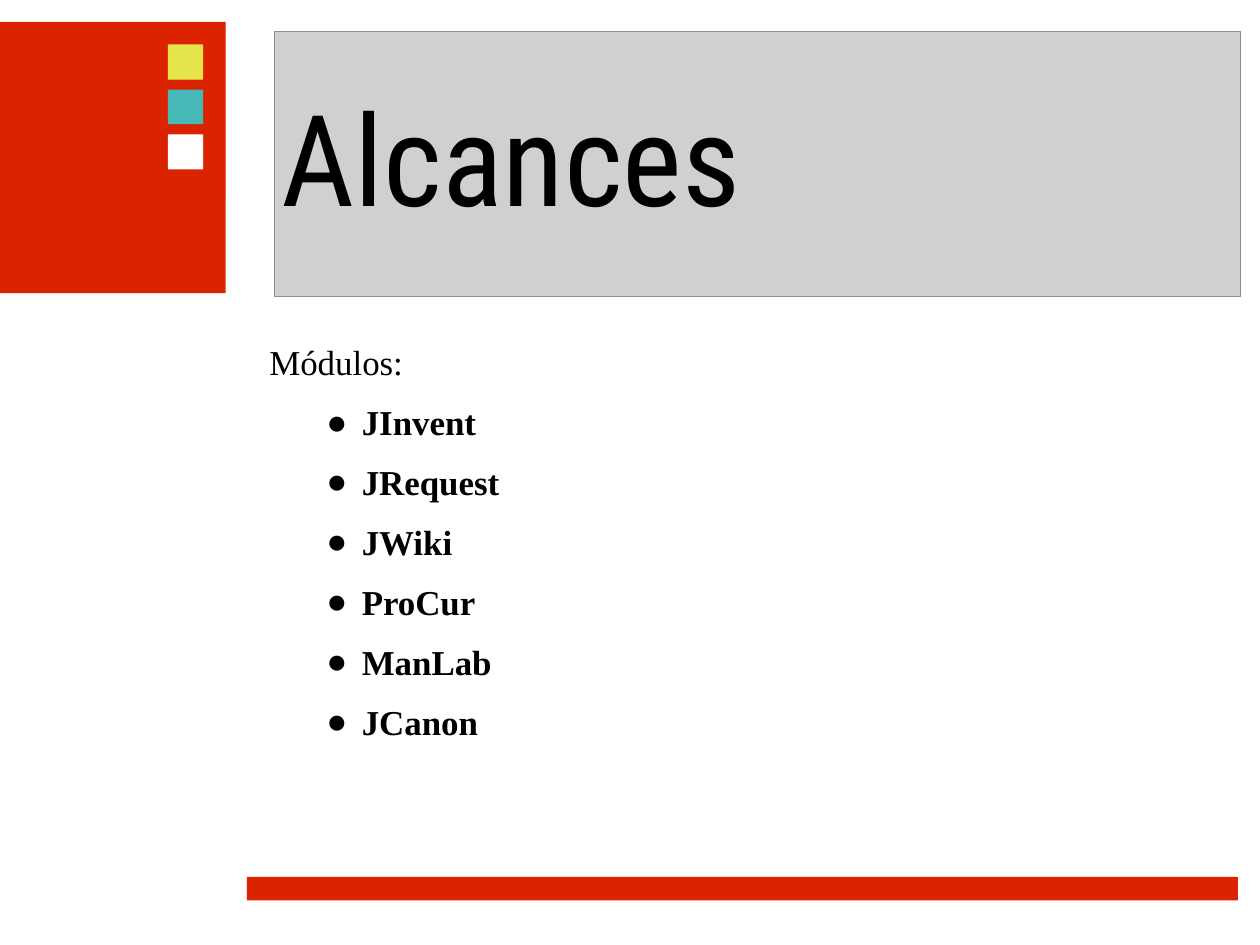
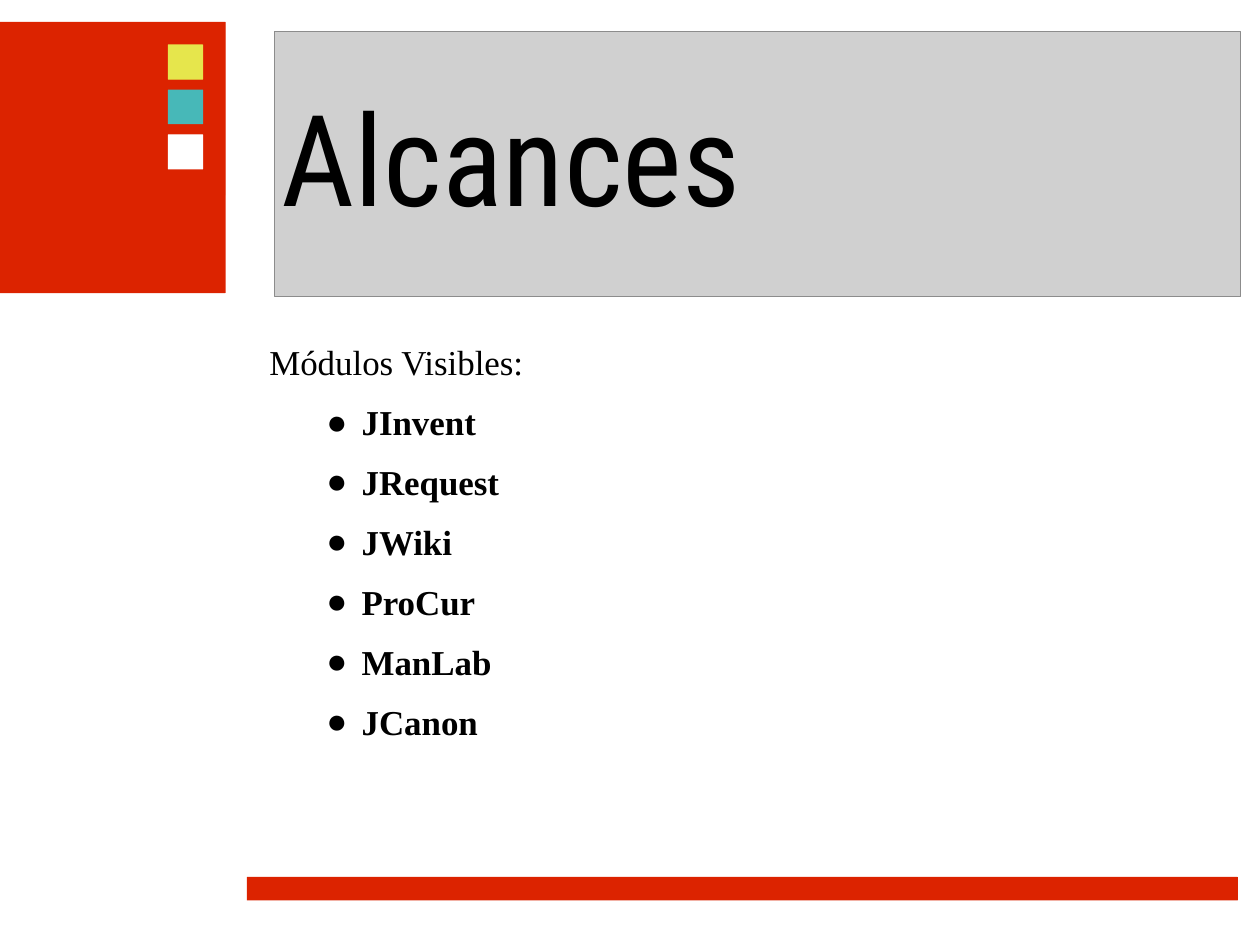
Before and after one commit to ramayac/jhard, a slide deck: slide 11 of presentaciones/primera defensa/jhard.ppt. Drawn at 1260x945 pixels with LibreOffice and Linux fonts; fonts in the diff are those of the drawing; grey boxes stand for pictures; background and template pictures are left out. Boxes give left, top, right and bottom in pixels: in the first picture for what was removed or moved away, otherwise in the second. Text is boxed around its words. In the diff, an @@ line names an element or a change of style, - is before the commit and + after.

```diff
--- a/presentaciones/primera defensa/jhard.ppt
+++ b/presentaciones/primera defensa/jhard.ppt
@@ text at (269,350,523,376): text changed @@
-Módulos:
+Módulos Visibles:
```
Also in this commit, not shown: 5 other slides changed.
